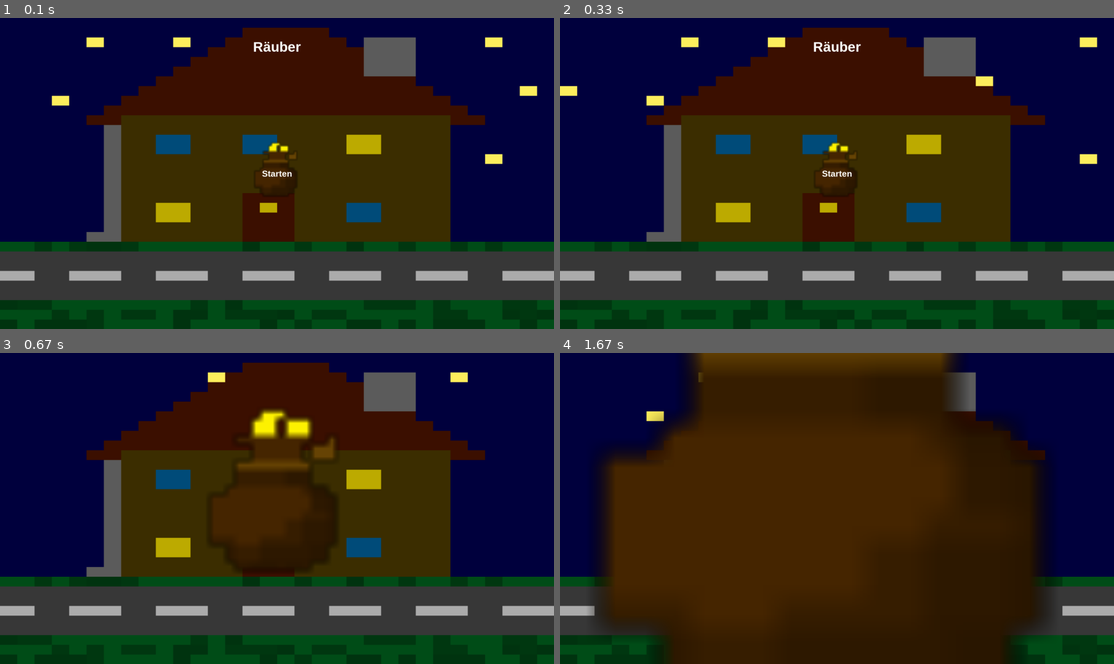
Above: before the commit, frames 1-4 (two rows, left to right).
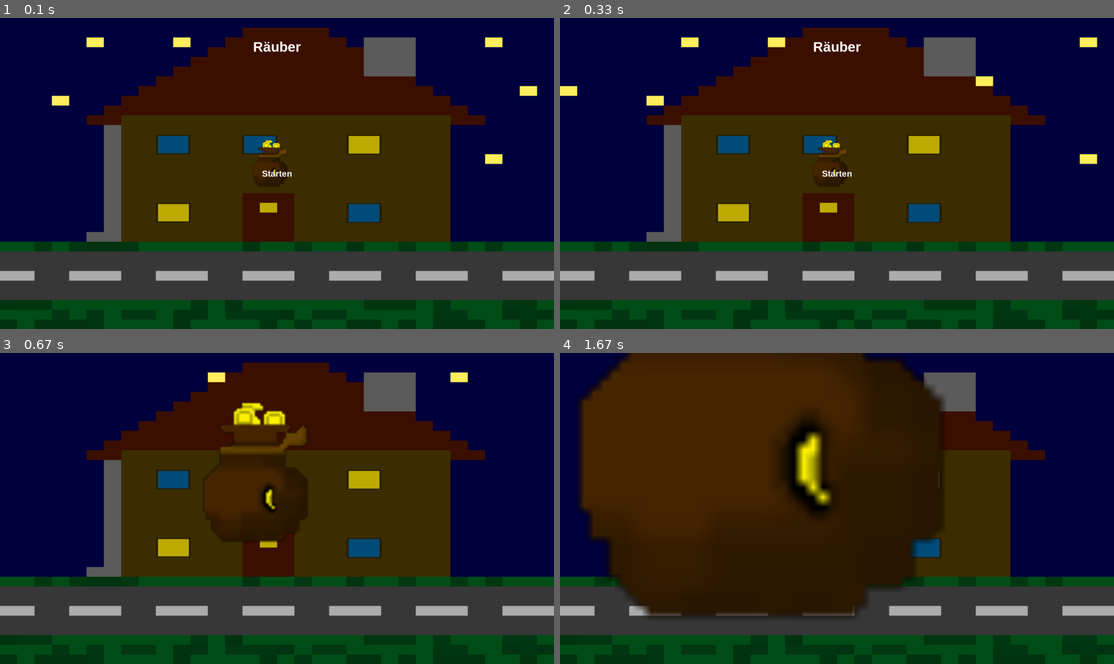
Above: after the commit, the same moments.

Repository: 25-26-1AHIF/pygameproject-rauber_david_jonas
Game: pygame game, started from game/main.py
The game is run twice, just before and just after one commit, with the same random seed, the same clock (stepped at 60 frames per second) and the same inputs.
Inputs (mouse positions are in pixels of both pictures, inside the frame that each line leads up to):
- Up to frame 1 (0.1 s): no input
- Up to frame 2 (0.33 s): no input
- Up to frame 3 (0.67 s): click (277, 508) at 0.38 s
- Up to frame 4 (1.67 s): no input

The runs differ from the first frame. In frame 1, 0.8% of the frame differs, in the area x 28-69%, y 37-66%; in frame 2, 0.8%; in frame 3, 2.8%; in frame 4, 35%, in the area x 3-88%, y 0-100%.

Commit message:
Zeichnungen verbessert

Diff:
--- a/game/main.py
+++ b/game/main.py
@@ -12,7 +12,7 @@
     titel_text_rect = titel_text.get_rect(center=(gv.SCREEN_WIDTH / 2, 100))
     starten_text_rect = starten_text.get_rect(center=(gv.SCREEN_WIDTH / 2, gv.SCREEN_HIGHT / 2))
 
-    Geldsack = Bilder("Bilder/Geldsack.png", 1, pygame.Rect(0, 0, 42, 42), 1)
+    Geldsack = Bilder("Bilder/Geldsack.png", 1, pygame.Rect(0, 0, 128, 128), 1)
     Hintergrund = Bilder("Bilder/Hintergrund.png", 16, pygame.Rect(0, 0, 1024, 1024), 10)
     Geldsack.load_spritesheet()
     Hintergrund.load_spritesheet()
@@ -50,7 +50,7 @@
     pygame.display.set_caption("Animation")
     frame_counter = 0
 
-    Geldsack = Bilder("Bilder/Geldsack.png", 1, pygame.Rect(0, 0, 42, 42), 1)
+    Geldsack = Bilder("Bilder/Geldsack.png", 1, pygame.Rect(0, 0, 128, 128), 1)
     Hintergrund = Bilder("Bilder/Hintergrund.png", 16, pygame.Rect(0, 0, 1024, 1024), 2)
     Geldsack.load_spritesheet()
     Hintergrund.load_spritesheet()
Binary file changed: game/Bilder/Geldsack.png
Binary file changed: game/Bilder/Hintergrund.png
